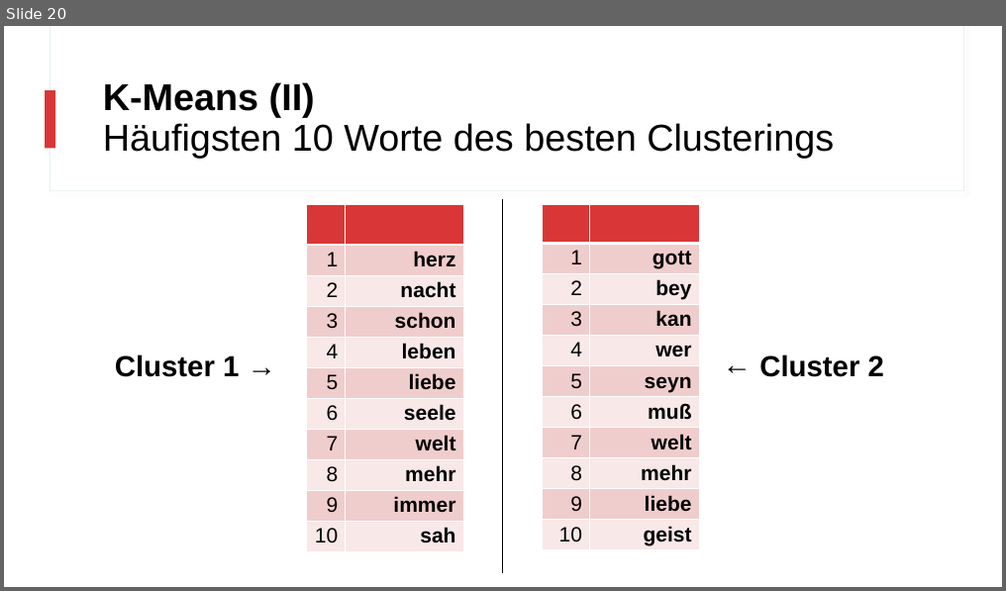
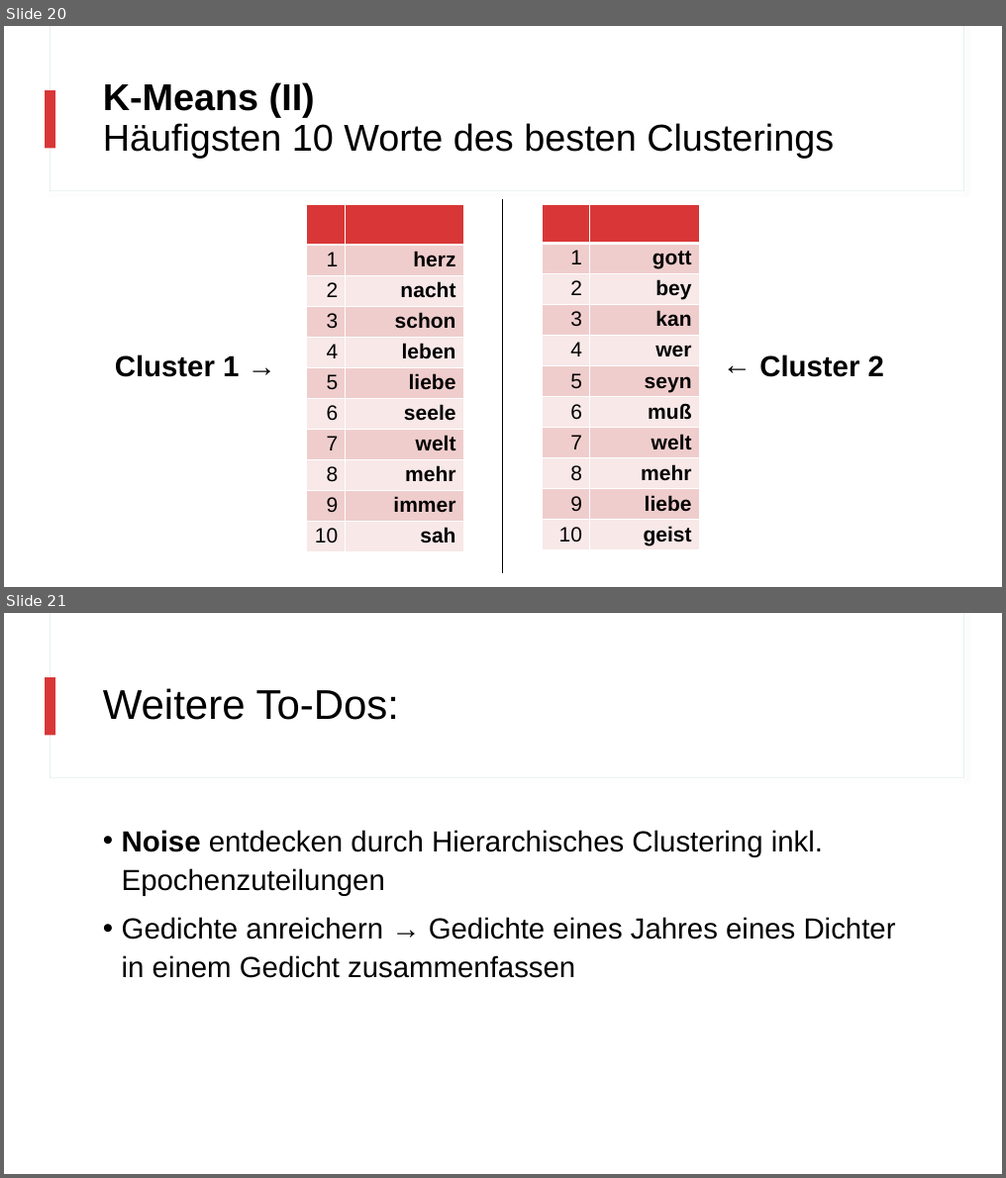
Before and after one commit to realjanpaulus/clusterpoems, a slide deck: literature & presentation/clustering_presentation.pptx. Shown one above the other, each under a label of ours: slide 20 before the commit, slides 20 and 21 after it. The pictures are 1006x591 and 1006x1178 pixels, drawn with LibreOffice and Linux fonts; fonts in the diff are those of the drawing. Boxes give left, top, right and bottom in pixels: in the first picture for what was removed or moved away, otherwise in the second. Text is boxed around its words. In the diff, an @@ line names an element or a change of style, - is before the commit and + after.

```diff
--- a/literature & presentation/clustering_presentation.pptx
+++ b/literature & presentation/clustering_presentation.pptx
@@ slide 21 added at (x1=4, y1=613, x2=1002, y2=1174), background #FFFFFF; not listed: 3 template elements that a slide beside it also shows @@
@@ title added at (x1=103, y1=688, x2=400, y2=720), 40 pt, text #000000 @@
+Weitere To-Dos:
@@ text added at (x1=122, y1=830, x2=896, y2=978), 28 pt, text #000000 @@
+• Noise entdecken durch Hierarchisches Clustering inkl. Epochenzuteilungen
+• Gedichte anreichern → Gedichte eines Jahres eines Dichter in einem Gedicht zusammenfassen
```
Also in this commit, not shown: 6 other files.
